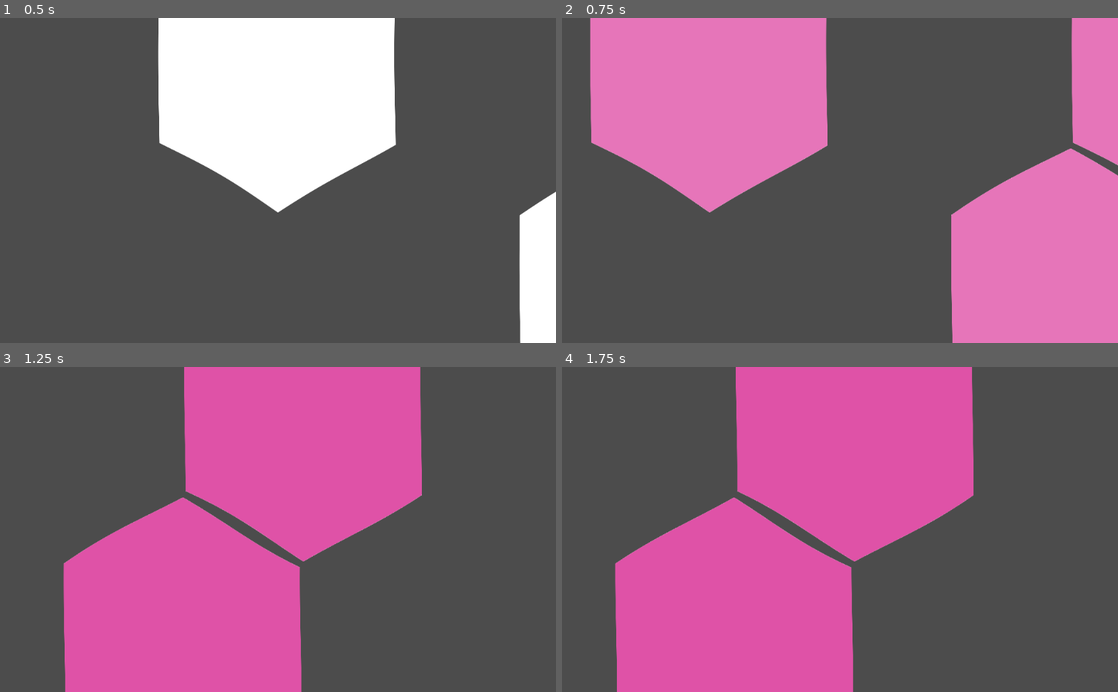
Above: before the commit, frames 1-4 (two rows, left to right).
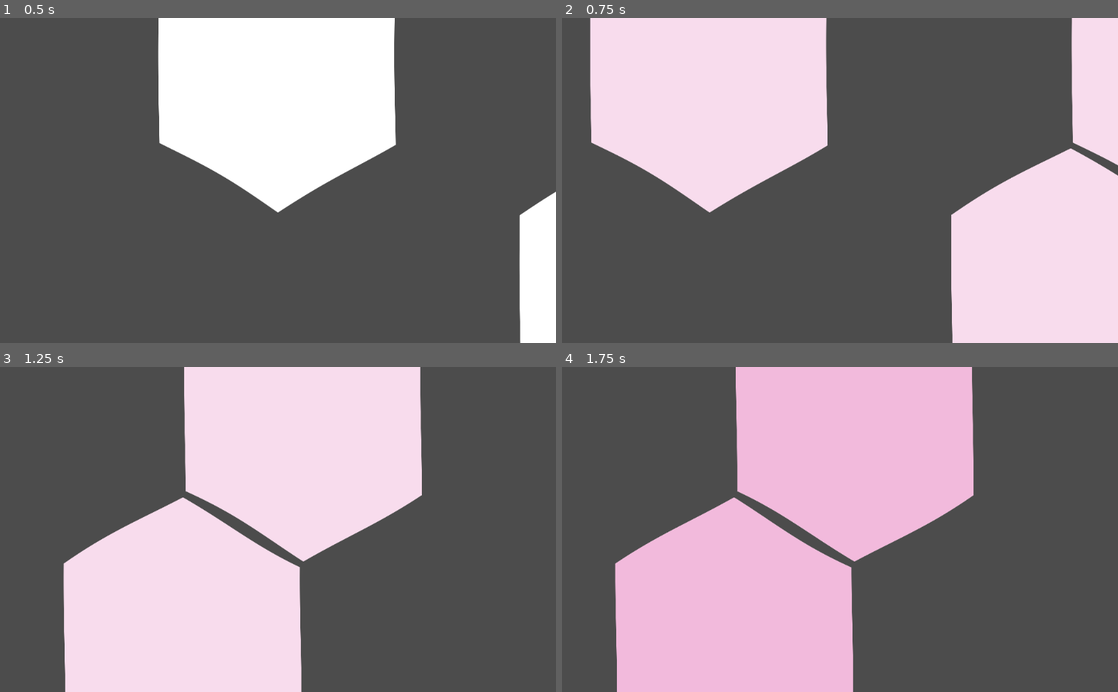
Above: after the commit, the same moments.

Repository: tobyp/hackathon2020
Game: Godot game, scene res://main.tscn
Two runs of this game, one before a commit and one after it. Both use one fixed random seed, a clock stepped at 60 frames per second and the inputs below.
Inputs (mouse positions are in pixels of both pictures, inside the frame that each line leads up to):
- Up to frame 1 (0.5 s): no input
- Up to frame 2 (0.75 s): tap Enter at 0.5 s; move the mouse to (962, 164) at 0.52 s; hold D from 0.53 s (still down); click (962, 164) at 0.67 s
- Up to frame 3 (1.25 s): keep holding D
- Up to frame 4 (1.75 s): release D at 1.25 s; drag from (728, 545) to (812, 594) at 1.27 s

Frame 1 is identical in both runs. In frame 2, 40% of the frame differs, in the area x 5-100%, y 0-100%; in frame 3, 42%, in the area x 11-76%, y 0-100%; in frame 4, 42%.

Commit message:
Duplicate material for each cell

Diff:
--- a/cells/cell.gd
+++ b/cells/cell.gd
@@ -1,22 +1,19 @@
 extends Node2D
-
-##############################
-# TODO own Resources here (?)
-##############################
 
 func _input(event):
 	# Mouse in viewport coordinates.
 	if event is InputEventMouseButton:
-		# More biomass
-		var cur = $Gfx.material.get_shader_param("percentage")
-		if event.button_index == BUTTON_LEFT:
-			$Gfx.material.set_shader_param("percentage", min(1.0, cur + 0.2))
-		else:
-			$Gfx.material.set_shader_param("percentage", max(0.0, cur - 0.2))
+		if event.is_pressed():
+			# More biomass
+			var cur = $Gfx.material.get_shader_param("percentage")
+			if event.button_index == BUTTON_LEFT:
+				$Gfx.material.set_shader_param("percentage", min(1.0, cur + 0.2))
+			elif  event.button_index == BUTTON_RIGHT:
+				$Gfx.material.set_shader_param("percentage", max(0.0, cur - 0.2))
 
 # Called when the node enters the scene tree for the first time.
 func _ready():
-	pass # Replace with function body.
+	$Gfx.set_material($Gfx.get_material().duplicate())
 
 
 # Called every frame. 'delta' is the elapsed time since the previous frame.
